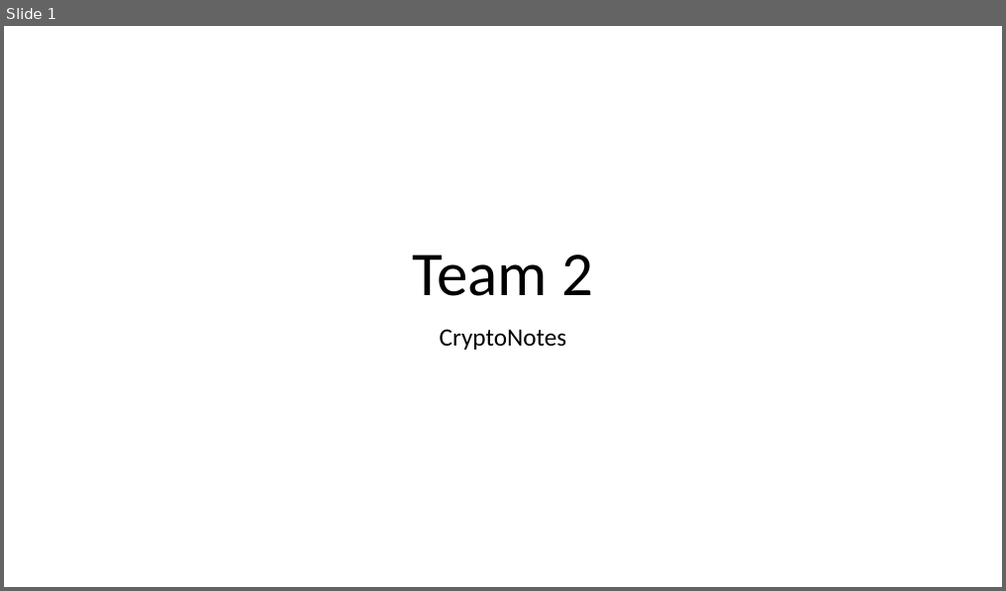
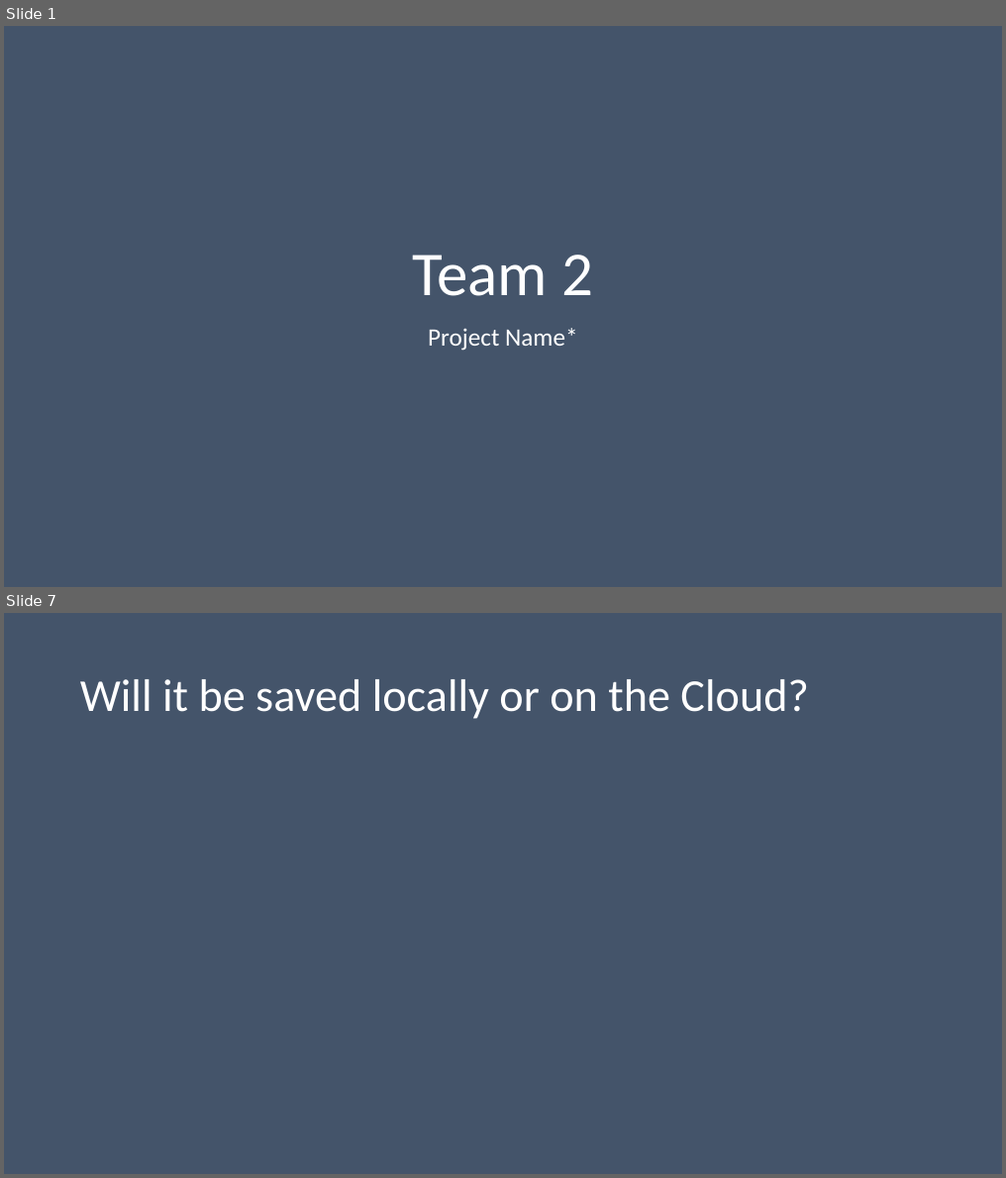
Before and after one commit to Dwaddle26/EncryptNotes, a slide deck: Team_2_Presentation_1.pptx. Shown one above the other, each under a label of ours: slide 1 before the commit, slides 1 and 7 after it; the slides between them are not shown. The pictures are 1006x591 and 1006x1178 pixels, drawn with LibreOffice and Linux fonts; fonts in the diff are those of the drawing. Boxes give left, top, right and bottom in pixels: in the first picture for what was removed or moved away, otherwise in the second. Text is boxed around its words. In the diff, an @@ line names an element or a change of style, - is before the commit and + after.

Commit message:
Updated Progress Presentation
I added some text and titles to the slide. Also, Changed to BG Color.

```diff
--- a/Team_2_Presentation_1.pptx
+++ b/Team_2_Presentation_1.pptx
@@ slide 7 added at (x1=4, y1=613, x2=1002, y2=1174), background #44546A @@
@@ title added at (x1=80, y1=679, x2=808, y2=719), 44 pt, text #FFFFFF @@
+Will it be saved locally or on the Cloud?
@@ slide 1 changed as well @@
@@ background #FFFFFF to #44546A @@
@@ title "Team 2" at (x1=412, y1=255, x2=593, y2=296): text colour #000000 to #FFFFFF @@
@@ subtitle at (x1=428, y1=328, x2=578, y2=351): text changed; text colour #000000 to #FFFFFF @@
-CryptoNotes
+Project Name*
```
Also in this commit, not shown: 8 other slides added, 9 slides removed.
